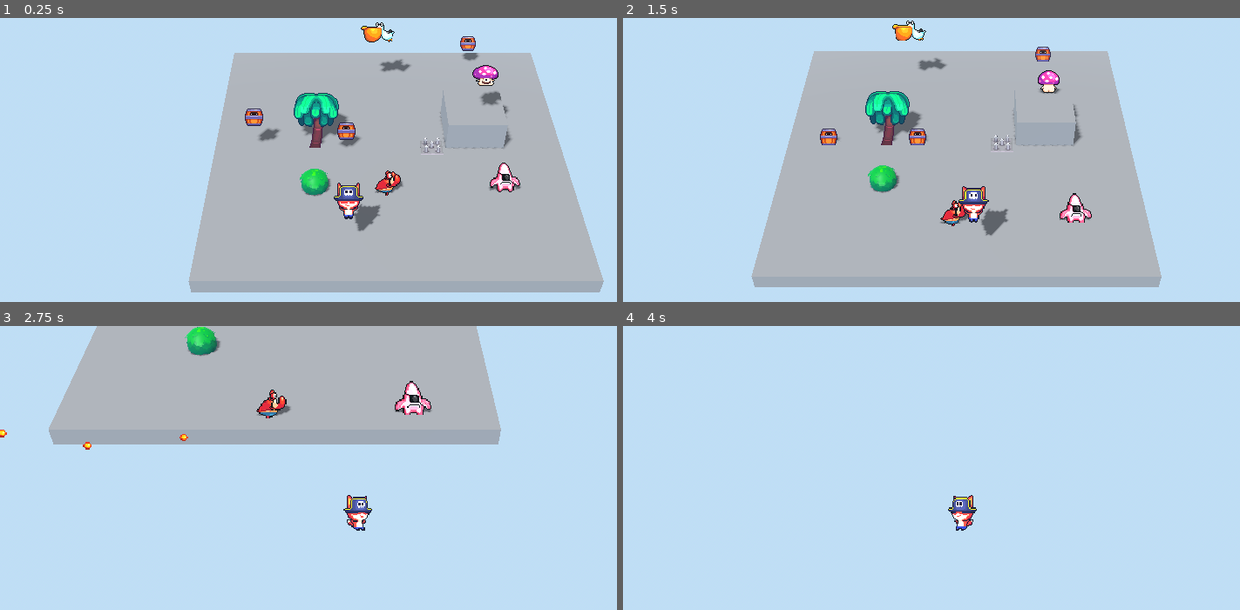
Above: before the commit, frames 1-4 (two rows, left to right).
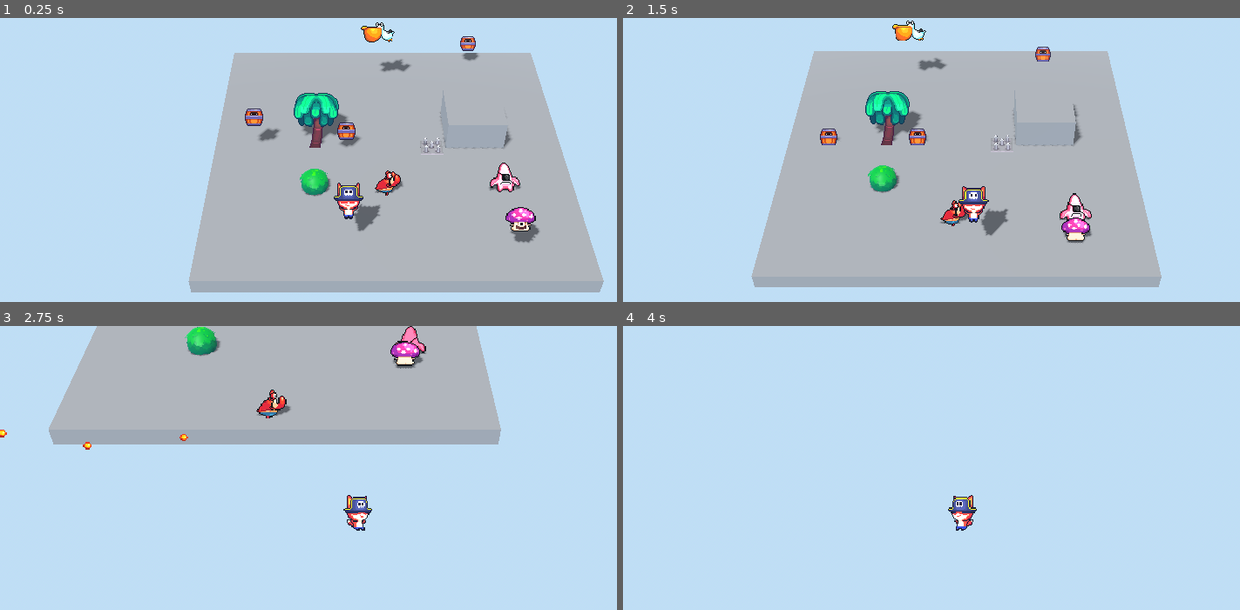
Above: after the commit, the same moments.

Repository: heimingtou/3D-Start2
Game: Godot game, scene res://tests/test.tscn
Same seed, same stepped clock (60 frames per second), same inputs: the game is played once before the commit and once after it.
Inputs:
- Up to frame 1 (0.25 s): no input
- Up to frame 2 (1.5 s): hold D (right) 0.53-1.28 s; tap X (carry) at 0.6 s; tap Space (jump) at 0.77 s; hold S (down) from 1.28 s (still down); tap C (attack) at 1.35 s
- Up to frame 3 (2.75 s): tap Space (jump) at 1.52 s; tap X (carry) at 1.55, 2.1 s; release S (down) at 2.03 s; hold D (right) from 2.03 s (still down)
- Up to frame 4 (4 s): release D (right) at 2.78 s; hold W (up) 2.78-3.53 s; tap X (carry) at 2.85, 3.8 s; tap Space (jump) at 3.02, 3.77 s; tap Enter at 3.5 s; hold A (left) from 3.53 s (still down); tap C (attack) at 3.6 s

The runs differ from the first frame. In frame 1, 0.9% of the frame differs, in the area x 76-88%, y 16-80%; in frame 2, 0.6%; in frame 3, 1.0%, in the area x 63-70%, y 0-32%; in frame 4, nothing differs.

Commit message:
throw attack

Diff:
--- a/scenes/enemies/barrel/idle_barrel_wait.gd
+++ b/scenes/enemies/barrel/idle_barrel_wait.gd
@@ -9,6 +9,6 @@
 
 func _update(delta: float) -> void:
 	if obj. found_player != null:
-		obj. change_direction(BaseCharacter.direction_to(obj.global_position, obj. found_player. global_position))
+		obj. change_direction(BaseCharacter.direction_to(obj.global_position, obj. found_player.global_position))
 		change_state(fsm.states.shoot)
 		return
--- a/scenes/enemies/mushroom/mushroom.gd
+++ b/scenes/enemies/mushroom/mushroom.gd
@@ -1,6 +1,7 @@
 
 extends EnemyCharacter
-
+var is_throwing:bool=false
+var hold_speed: float=0.6
 func _ready() -> void:
 	fsm = FSM.new(self, $States, $States/Run)
 	super._ready()
@@ -12,31 +13,22 @@
 	var current_global_pos = global_position
 	get_parent().remove_child(self)
 	hold_point.add_child(self)
-	global_position = current_global_pos # Giữ nguyên vị trí thế giới trước khi Tween kéo lên
+	global_position = current_global_pos
 	print("chang state carried")
+	fsm.change_state(fsm.states.carried)
 
 func be_throw(throw_direction: Vector3) -> void:
 	if has_node("CollisionShape3D"):
 		$CollisionShape3D.disabled = false
-
 	set_physics_process(true)
-
-	# 1. LƯU LẠI VỊ TRÍ VÀ SCENE HIỆN TẠI TRƯỚC KHI GỠ KHỎI PARENT CŨ
 	var current_global_pos = global_position
 	var main_scene = get_tree().current_scene
-
-	# 2. Gỡ khỏi parent cũ (HoldPoint của Player)
 	var current_parent = get_parent()
 	if current_parent:
 		current_parent.remove_child(self)
-
-	# 3. Thêm trở lại vào Scene chính
 	if main_scene:
 		main_scene.add_child(self)
-		# Gán lại vị trí cũ khi đã ở trong Scene chính an toàn
 		global_position = current_global_pos
-
-		# (Tùy chọn) Thêm lực bay đi theo hướng throw_direction nếu muốn
-	velocity = throw_direction * 12.0  # Tốc độ bay ngang
+	velocity = throw_direction * 12.0
 	velocity.y = 6.0
 	fsm.change_state(fsm.states.throw)
--- a/scenes/enemies/mushroom/mushroom.tscn
+++ b/scenes/enemies/mushroom/mushroom.tscn
@@ -4,6 +4,7 @@
 [ext_resource type="Script" uid="uid://426h18n834gy" path="res://scenes/enemies/mushroom/mushroom.gd" id="2_6c3h1"]
 [ext_resource type="Texture2D" uid="uid://d1bmdoh4let33" path="res://assets/monsters/mushroom/mushroom_sprite_sheet.png" id="3_f4pa7"]
 [ext_resource type="Script" uid="uid://bohu6lp14ew0u" path="res://scenes/enemies/states/run.gd" id="4_6c3h1"]
+[ext_resource type="Script" uid="uid://bvv36o7f0oebf" path="res://scripts/hit_area_3d.gd" id="4_pdypp"]
 [ext_resource type="Script" uid="uid://bxhejtsedqln7" path="res://scenes/enemies/mushroom/carried.gd" id="5_0ra7h"]
 [ext_resource type="Script" uid="uid://bjkwbddc7e7el" path="res://scenes/enemies/mushroom/throw.gd" id="6_1lu8u"]
 
@@ -207,6 +208,8 @@
 &"run_up": SubResource("Animation_utliv")
 }
 
+[sub_resource type="BoxShape3D" id="BoxShape3D_jpyye"]
+
 [sub_resource type="CapsuleShape3D" id="CapsuleShape3D_orua6"]
 
 [node name="Mushroom" unique_id=329432326 instance=ExtResource("1_qxrkd")]
@@ -230,6 +233,16 @@
 transform = Transform3D(1, 0, 0, 0, 1, 0, 0, 0, 1, 0, 0.5, 0.9)
 target_position = Vector3(0, -1.5, 0)
 
+[node name="HitArea3D" type="Area3D" parent="Direction" index="2" unique_id=210560441]
+collision_layer = 0
+collision_mask = 16
+script = ExtResource("4_pdypp")
+metadata/_custom_type_script = "uid://bvv36o7f0oebf"
+
+[node name="CollisionShape3D" type="CollisionShape3D" parent="Direction/HitArea3D" index="0" unique_id=1700360071]
+transform = Transform3D(1, 0, 0, 0, 1, 0, 0, 0, 1, 0, 0.5, 0)
+shape = SubResource("BoxShape3D_jpyye")
+
 [node name="CollisionShape3D" parent="." index="3"]
 transform = Transform3D(1, 0, 0, 0, 1, 0, 0, 0, 1, 0, 0.75, 0)
 shape = SubResource("CapsuleShape3D_orua6")
--- a/scenes/enemies/mushroom/throw.gd
+++ b/scenes/enemies/mushroom/throw.gd
@@ -5,13 +5,16 @@
 func _ready() -> void:
 	pass # Replace with function body.
 
+func _enter() -> void:
+	obj.get_node("Direction/HitArea3D/CollisionShape3D").disabled=false
+
+
+func _exit() -> void:
+	obj.get_node("Direction/HitArea3D/CollisionShape3D").disabled=true
 
 # Called every frame. 'delta' is the elapsed time since the previous frame.
 func _update(delta: float) -> void:
-
 	var gravity = 24
-
-
 	if not obj.is_on_floor():
 		obj.velocity.y -= gravity * delta
 	else:
--- a/scenes/enemies/pelican/pelican.tscn
+++ b/scenes/enemies/pelican/pelican.tscn
@@ -41,6 +41,35 @@
 "values": [false]
 }
 
+[sub_resource type="Animation" id="Animation_i42oo"]
+resource_name = "fly_down"
+length = 0.56666666
+loop_mode = 1
+tracks/0/type = "value"
+tracks/0/imported = false
+tracks/0/enabled = true
+tracks/0/path = NodePath("Sprite3D:texture")
+tracks/0/interp = 1
+tracks/0/loop_wrap = true
+tracks/0/keys = {
+"times": PackedFloat32Array(0, 0.2, 0.4, 0.6),
+"transitions": PackedFloat32Array(1, 1, 1, 1),
+"update": 1,
+"values": [ExtResource("2_vr358"), ExtResource("3_bmy0r"), ExtResource("4_2chkd"), ExtResource("5_d6m5r")]
+}
+tracks/1/type = "value"
+tracks/1/imported = false
+tracks/1/enabled = true
+tracks/1/path = NodePath("Sprite3D:flip_h")
+tracks/1/interp = 1
+tracks/1/loop_wrap = true
+tracks/1/keys = {
+"times": PackedFloat32Array(0),
+"transitions": PackedFloat32Array(1),
+"update": 1,
+"values": [true]
+}
+
 [sub_resource type="Animation" id="Animation_uckb8"]
 resource_name = "fly_left"
 length = 0.56666666
@@ -99,6 +128,63 @@
 "values": [false]
 }
 
+[sub_resource type="Animation" id="Animation_7fm61"]
+resource_name = "fly_up"
+length = 0.56666666
+loop_mode = 1
+tracks/0/type = "value"
+tracks/0/imported = false
+tracks/0/enabled = true
+tracks/0/path = NodePath("Sprite3D:texture")
+tracks/0/interp = 1
+tracks/0/loop_wrap = true
+tracks/0/keys = {
+"times": PackedFloat32Array(0, 0.2, 0.4, 0.6),
+"transitions": PackedFloat32Array(1, 1, 1, 1),
+"update": 1,
+"values": [ExtResource("2_vr358"), ExtResource("3_bmy0r"), ExtResource("4_2chkd"), ExtResource("5_d6m5r")]
+}
+tracks/1/type = "value"
+tracks/1/imported = false
+tracks/1/enabled = true
+tracks/1/path = NodePath("Sprite3D:flip_h")
+tracks/1/interp = 1
+tracks/1/loop_wrap = true
+tracks/1/keys = {
+"times": PackedFloat32Array(0),
+"transitions": PackedFloat32Array(1),
+"update": 1,
+"values": [true]
+}
+
+[sub_resource type="Animation" id="Animation_g51u2"]
+resource_name = "shoot_down"
+length = 0.56666666
+tracks/0/type = "value"
+tracks/0/imported = false
+tracks/0/enabled = true
+tracks/0/path = NodePath("Sprite3D:texture")
+tracks/0/interp = 1
+tracks/0/loop_wrap = true
+tracks/0/keys = {
+"times": PackedFloat32Array(0, 0.2, 0.4),
+"transitions": PackedFloat32Array(1, 1, 1),
+"update": 1,
+"values": [ExtResource("7_8et0h"), ExtResource("8_2wr8p"), ExtResource("9_i42oo")]
+}
+tracks/1/type = "value"
+tracks/1/imported = false
+tracks/1/enabled = true
+tracks/1/path = NodePath("Sprite3D:flip_h")
+tracks/1/interp = 1
+tracks/1/loop_wrap = true
+tracks/1/keys = {
+"times": PackedFloat32Array(0),
+"transitions": PackedFloat32Array(1),
+"update": 1,
+"values": [true]
+}
+
 [sub_resource type="Animation" id="Animation_6861i"]
 resource_name = "shoot_left"
 length = 0.56666666
@@ -153,15 +239,47 @@
 "transitions": PackedFloat32Array(1),
 "update": 1,
 "values": [false]
+}
+
+[sub_resource type="Animation" id="Animation_4r0r2"]
+resource_name = "shoot_up"
+length = 0.56666666
+tracks/0/type = "value"
+tracks/0/imported = false
+tracks/0/enabled = true
+tracks/0/path = NodePath("Sprite3D:texture")
+tracks/0/interp = 1
+tracks/0/loop_wrap = true
+tracks/0/keys = {
+"times": PackedFloat32Array(0, 0.2, 0.4),
+"transitions": PackedFloat32Array(1, 1, 1),
+"update": 1,
+"values": [ExtResource("7_8et0h"), ExtResource("8_2wr8p"), ExtResource("9_i42oo")]
+}
+tracks/1/type = "value"
+tracks/1/imported = false
+tracks/1/enabled = true
+tracks/1/path = NodePath("Sprite3D:flip_h")
+tracks/1/interp = 1
+tracks/1/loop_wrap = true
+tracks/1/keys = {
+"times": PackedFloat32Array(0),
+"transitions": PackedFloat32Array(1),
+"update": 1,
+"values": [true]
 }
 
 [sub_resource type="AnimationLibrary" id="AnimationLibrary_8et0h"]
 _data = {
 &"RESET": SubResource("Animation_8mv74"),
+&"fly_down": SubResource("Animation_i42oo"),
 &"fly_left": SubResource("Animation_uckb8"),
 &"fly_right": SubResource("Animation_xvggs"),
+&"fly_up": SubResource("Animation_7fm61"),
+&"shoot_down": SubResource("Animation_g51u2"),
 &"shoot_left": SubResource("Animation_6861i"),
-&"shoot_right": SubResource("Animation_jaktw")
+&"shoot_right": SubResource("Animation_jaktw"),
+&"shoot_up": SubResource("Animation_4r0r2")
 }
 
 [sub_resource type="BoxShape3D" id="BoxShape3D_uckb8"]
--- a/scenes/enemies/states/dead.gd
+++ b/scenes/enemies/states/dead.gd
@@ -10,7 +10,7 @@
 
 func _update(delta: float) -> void:
 	if update_timer(delta):
-		obj. queue_free()
+		obj.queue_free()
 
 func take_damage(_damage_dir: Vector3, _damage: float) -> void:
 	pass
--- a/scenes/enemies/states/run.gd
+++ b/scenes/enemies/states/run.gd
@@ -8,7 +8,7 @@
 	obj.velocity.x = step.x
 	obj. velocity.z = step.z
 	if _should_turn_around():
-		obj. turn_around()
+		obj.turn_around()
 
 func _should_turn_around() -> bool:
 	if obj.is_touch_wall():
--- a/scenes/player/states/carry.gd
+++ b/scenes/player/states/carry.gd
@@ -42,7 +42,7 @@
 		obj.held.be_throw(throw_dir)
 		obj.is_hold=false
 		change_state(fsm.states.throw)
-	var is_moving=move_by_input(0.6)
+	var is_moving=move_by_input(obj.held.hold_speed)
 	if is_moving:
 		obj.change_animation("carry_run")
 	else:
--- a/scripts/enemy.gd
+++ b/scripts/enemy.gd
@@ -56,6 +56,19 @@
 func is_can_fall() -> bool:
 	return down_ray_cast != null and not down_ray_cast.is_colliding()
 
+#func is_touch_enemy()->bool:
+	#if front_ray_cast!=null and front_ray_cast.is_colliding():
+		#var colide= front_ray_cast.get_collider()
+		#if colide.has_method("take_damage"):
+			#colide.take_damage()
+			#return front_ray_cast.is_colliding()
+	#if down_ray_cast != null and down_ray_cast.is_colliding():
+		#var colide= down_ray_cast.get_collider()
+		#if colide.has_method("take_damage"):
+			#return front_ray_cast.is_colliding()
+	#return false
+	#
+
 
 func enable_check_player_in_sight() -> void:
 	if detect_player_area != null:
--- a/tests/test.tscn
+++ b/tests/test.tscn
@@ -96,7 +96,7 @@
 transform = Transform3D(1, 0, 0, 0, 1, 0, 0, 0, 1, 0, 5.2311583, 0)
 
 [node name="Mushroom" parent="." unique_id=329432326 instance=ExtResource("5_uofsi")]
-transform = Transform3D(1, 0, 0, 0, 1, 0, 0, 0, 1, 6.3567696, 6.142206, -1.8937778)
+transform = Transform3D(1, 0, 0, 0, 1, 0, 0, 0, 1, 7.2143745, 3.808878, 9.225161)
 
 [node name="Trap" parent="." unique_id=836991536 instance=ExtResource("6_jenrn")]
 transform = Transform3D(1, 0, 0, 0, 1, 0, 0, 0, 1, 3, 1, 0)
